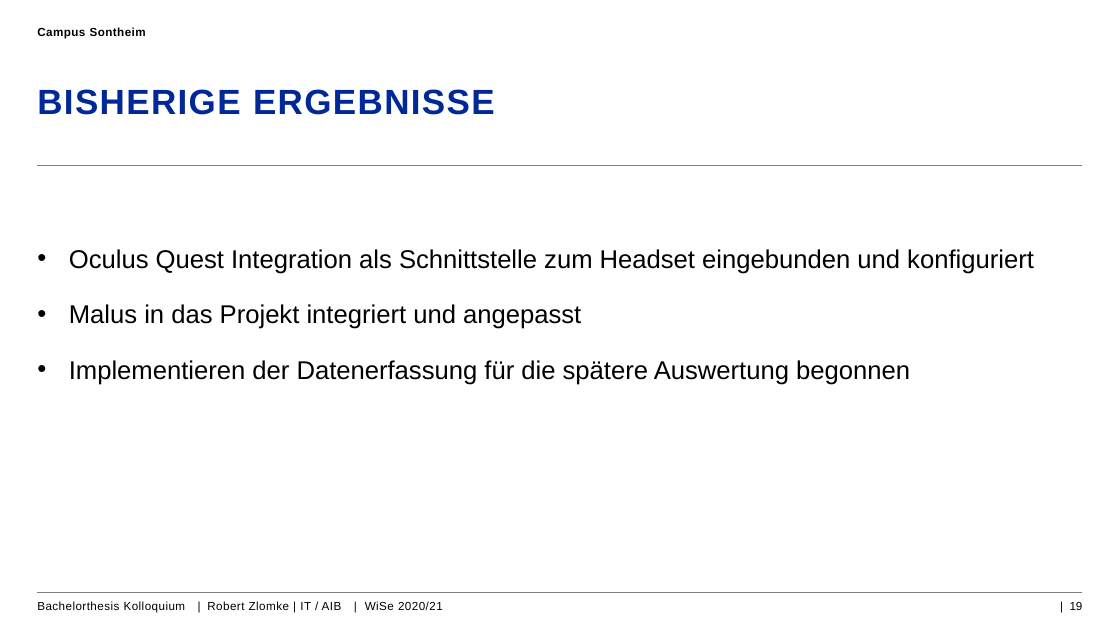
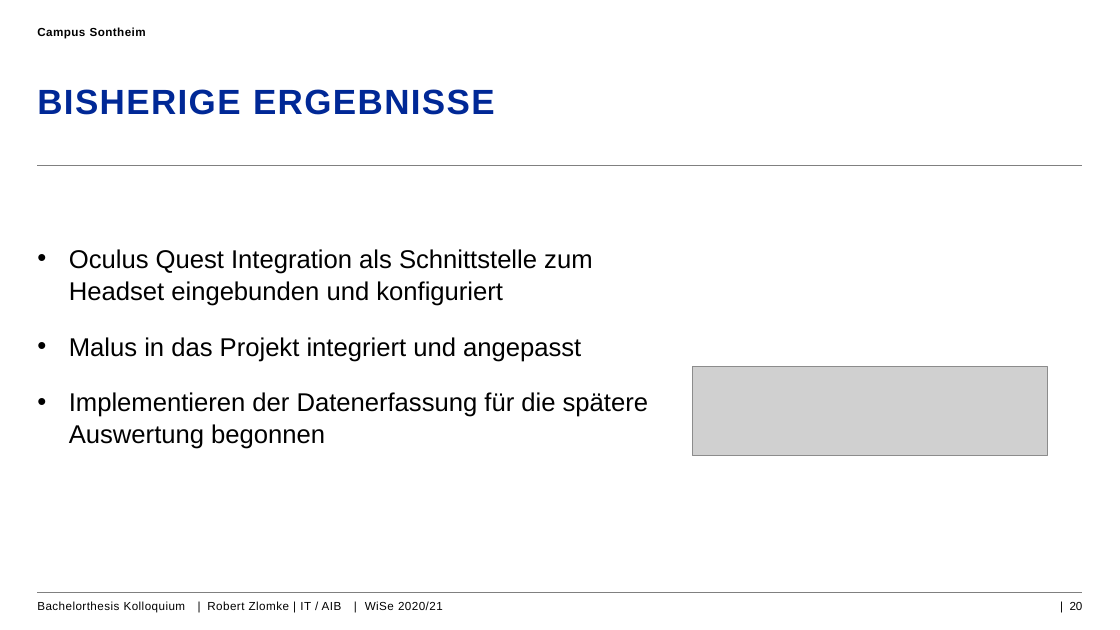
Before and after one commit to RobZlo/Studium, a slide deck: slide 20 of Kolloquium_Präsentation_RobertZlomle.pptx (slide 19 before the commit). Drawn at 1120x630 pixels with LibreOffice and Linux fonts; fonts in the diff are those of the drawing; grey boxes stand for pictures; background and template pictures are left out. Boxes give left, top, right and bottom in pixels: in the first picture for what was removed or moved away, otherwise in the second. Text is boxed around its words. In the diff, an @@ line names an element or a change of style, - is before the commit and + after.

```diff
--- a/Kolloquium_Präsentation_RobertZlomle.pptx
+++ b/Kolloquium_Präsentation_RobertZlomle.pptx
@@ text "Oculus Quest Integration als Schnittstelle ..." rewrapped from bbox=[69, 249, 1034, 385] to bbox=[69, 249, 648, 449] @@
@@ picture added at bbox=[692, 366, 1047, 456] @@
@@ page number at bbox=[1070, 602, 1083, 610]: text changed @@
-| 19
+| 20
```
Also in this commit, not shown: 7 other slides changed, 1 slide added, 5 other files.
